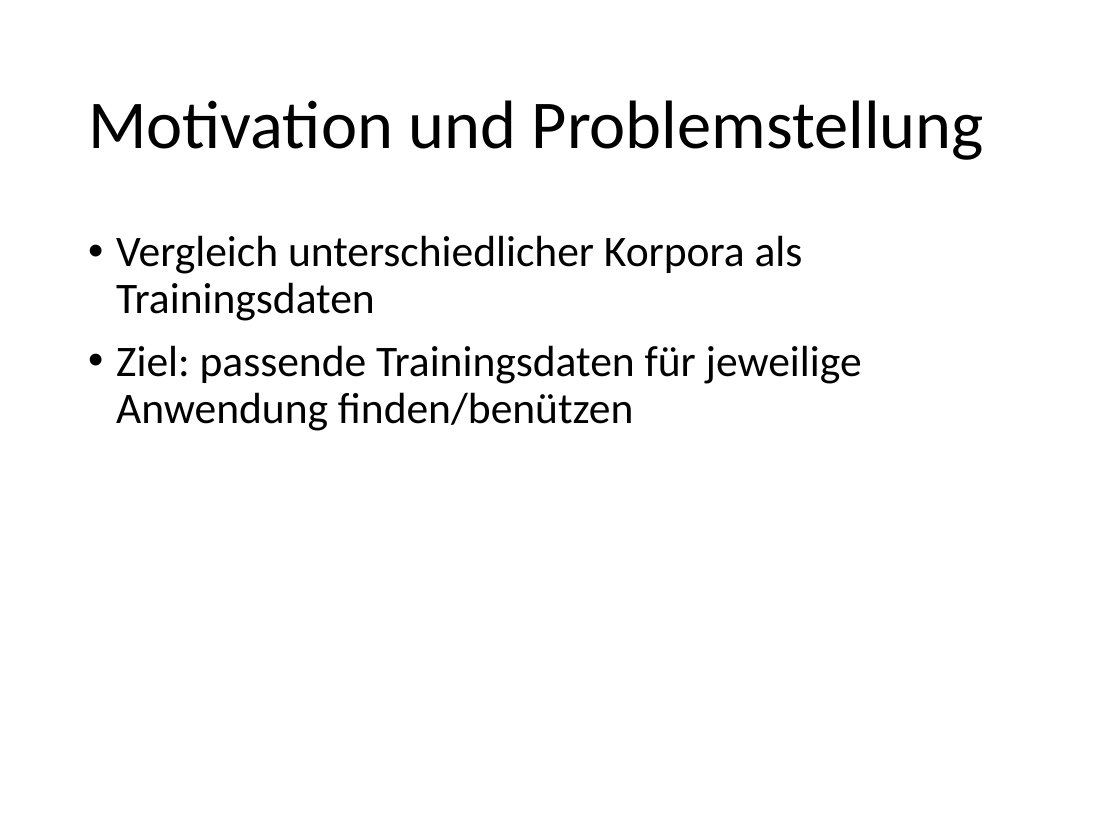
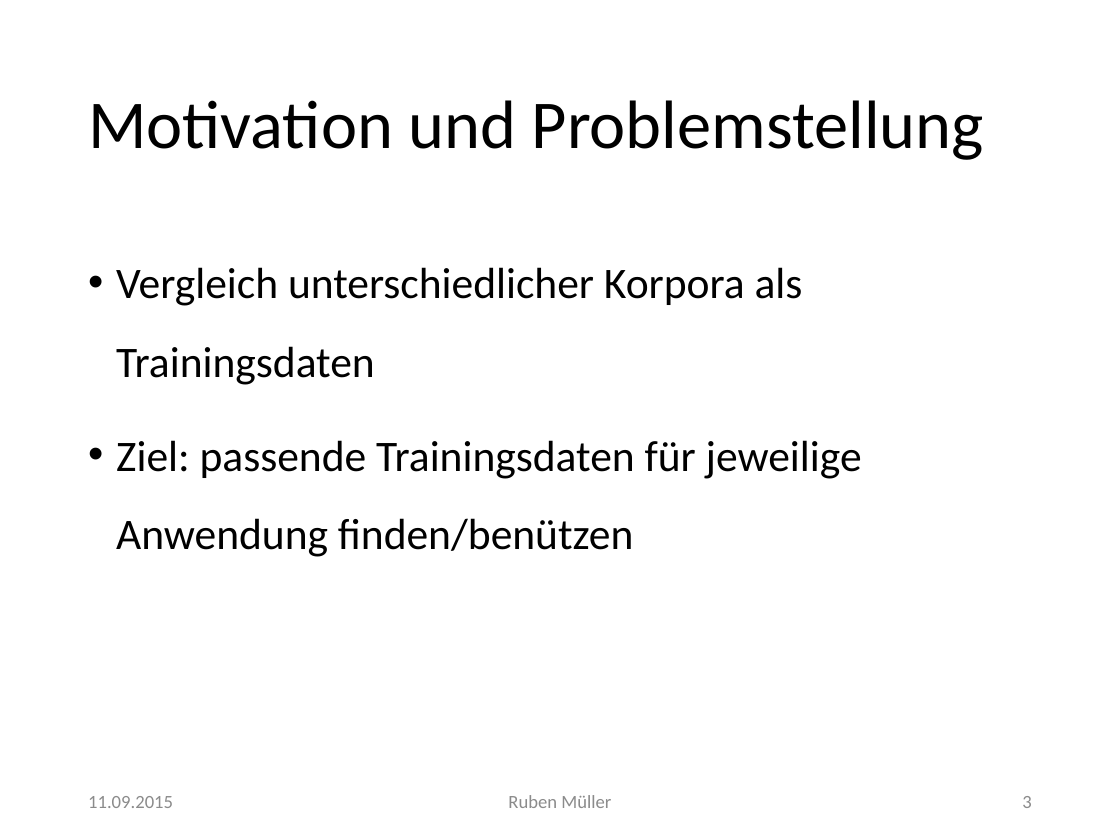
Before and after one commit to imbabaer/SemanticRelations, a slide deck: slide 3 of Präsentation/Semantische Beziehungen.pptx. Drawn at 1120x840 pixels with LibreOffice and Linux fonts; fonts in the diff are those of the drawing. Boxes give left, top, right and bottom in pixels: in the first picture for what was removed or moved away, otherwise in the second. Text is boxed around its words. In the diff, an @@ line names an element or a change of style, - is before the commit and + after.

```diff
--- a/Präsentation/Semantische Beziehungen.pptx
+++ b/Präsentation/Semantische Beziehungen.pptx
@@ text "Vergleich unterschiedlicher Korpora als Trainingsdaten" at (116,267,862,557): line spacing 0.9 to 1.5 @@
@@ text added at (88,796,173,808), 12 pt, text #8C8C8C @@
+11.09.2015
@@ text added at (508,795,611,808), 12 pt, text #8C8C8C @@
+Ruben Müller
@@ page number added at (1022,796,1031,808), 12 pt, text #8C8C8C @@
+3
```
Also in this commit, not shown: 7 other slides changed, 17 slides added, 3 slides removed, 6 other files.
